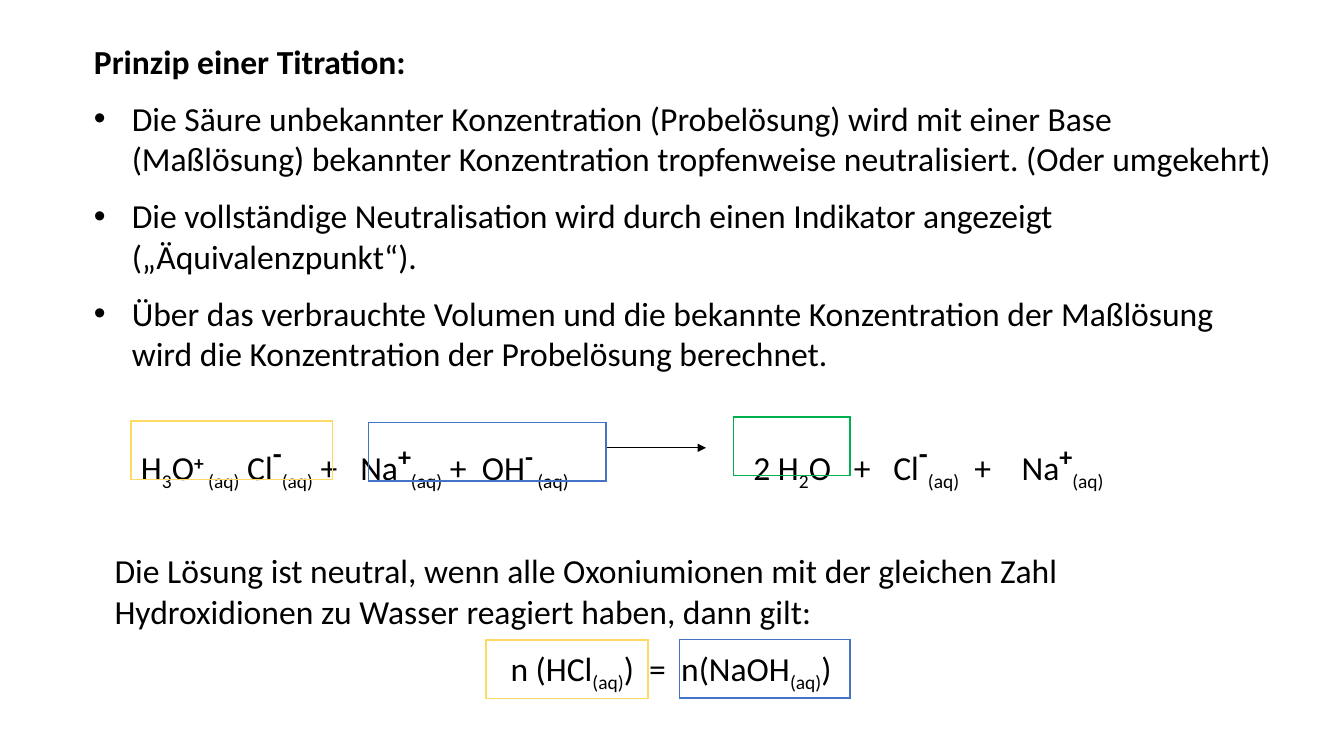
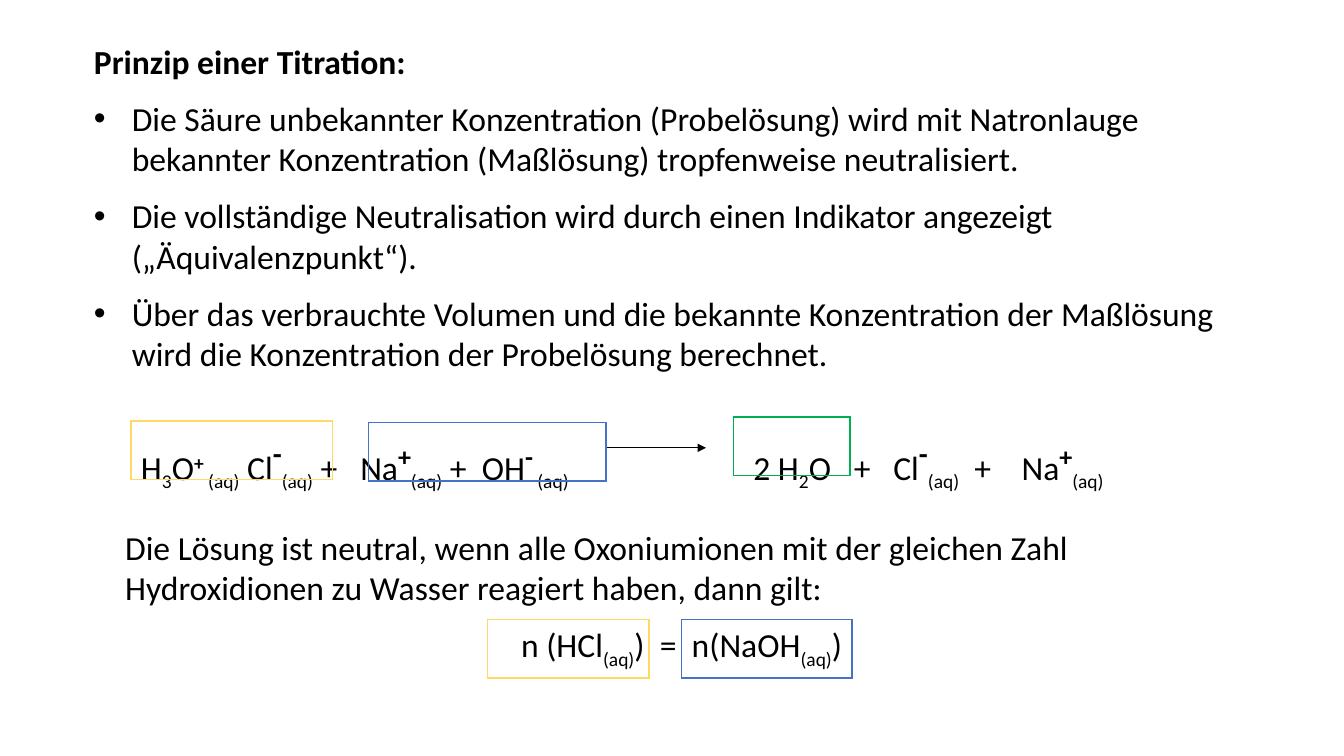
Before and after one commit to sicschu218/schule_aktuell_2, a slide deck: slide 2 of Chemie/KS1_2/Säuren_Basen/3_Titration.pptx. Drawn at 1344x756 pixels with LibreOffice and Linux fonts; fonts in the diff are those of the drawing. Boxes give left, top, right and bottom in pixels: in the first picture for what was removed or moved away, otherwise in the second. Text is boxed around its words. In the diff, an @@ line names an element or a change of style, - is before the commit and + after.

```diff
--- a/Chemie/KS1_2/Säuren_Basen/3_Titration.pptx
+++ b/Chemie/KS1_2/Säuren_Basen/3_Titration.pptx
@@ text at <box>132,106,1139,177</box>: text changed @@
-• Die Säure unbekannter Konzentration (Probelösung) wird mit einer Base (Maßlösung) bekannter Konzentration tropfenweise neutralisiert. (Oder umgekehrt)
+• Die Säure unbekannter Konzentration (Probelösung) wird mit Natronlauge bekannter Konzentration (Maßlösung) tropfenweise neutralisiert.
@@ text "Die Lösung ist neutral, wenn ...": place and size @@
-text "Die Lösung ist neutral, wenn ..." at <box>115,559,1057,692</box>
+text "Die Lösung ist neutral, wenn ..." at <box>125,536,1068,669</box>
@@ rectangle: place and size @@
-rectangle at <box>486,640,647,699</box>
+rectangle at <box>488,619,649,678</box>
@@ rectangle: place and size @@
-rectangle at <box>680,639,850,698</box>
+rectangle at <box>682,619,852,678</box>
```
Also in this commit, not shown: 1 other slide changed, 2 slides added, 16 other files.
